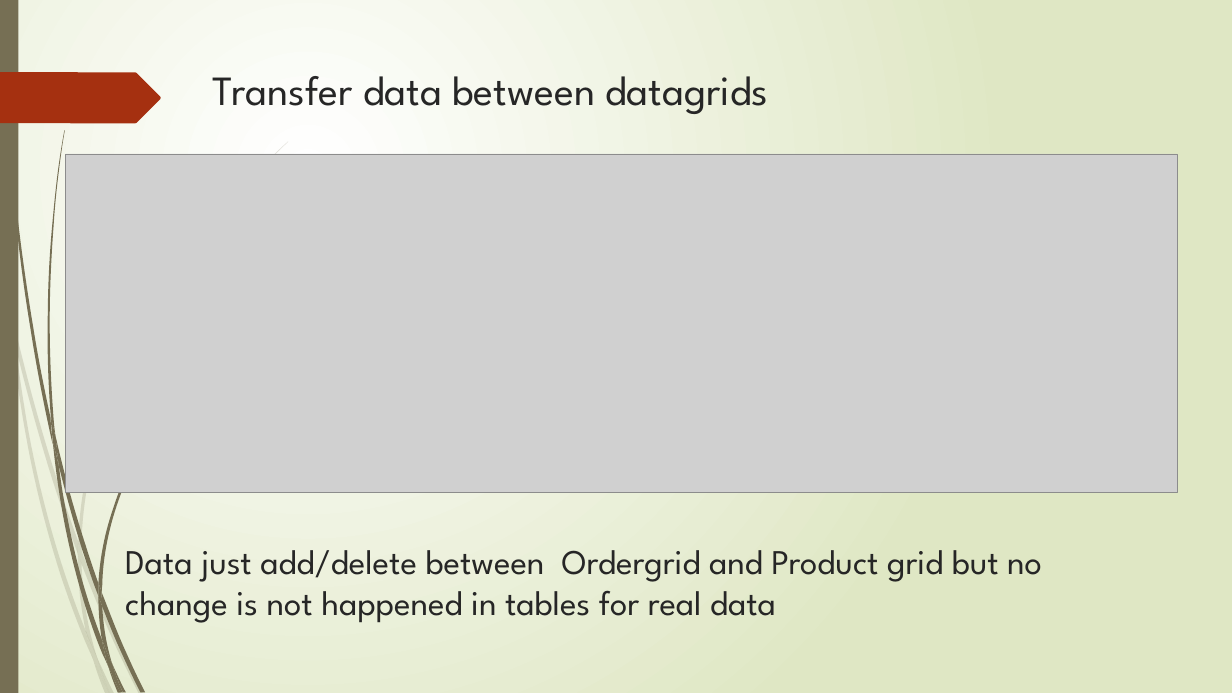
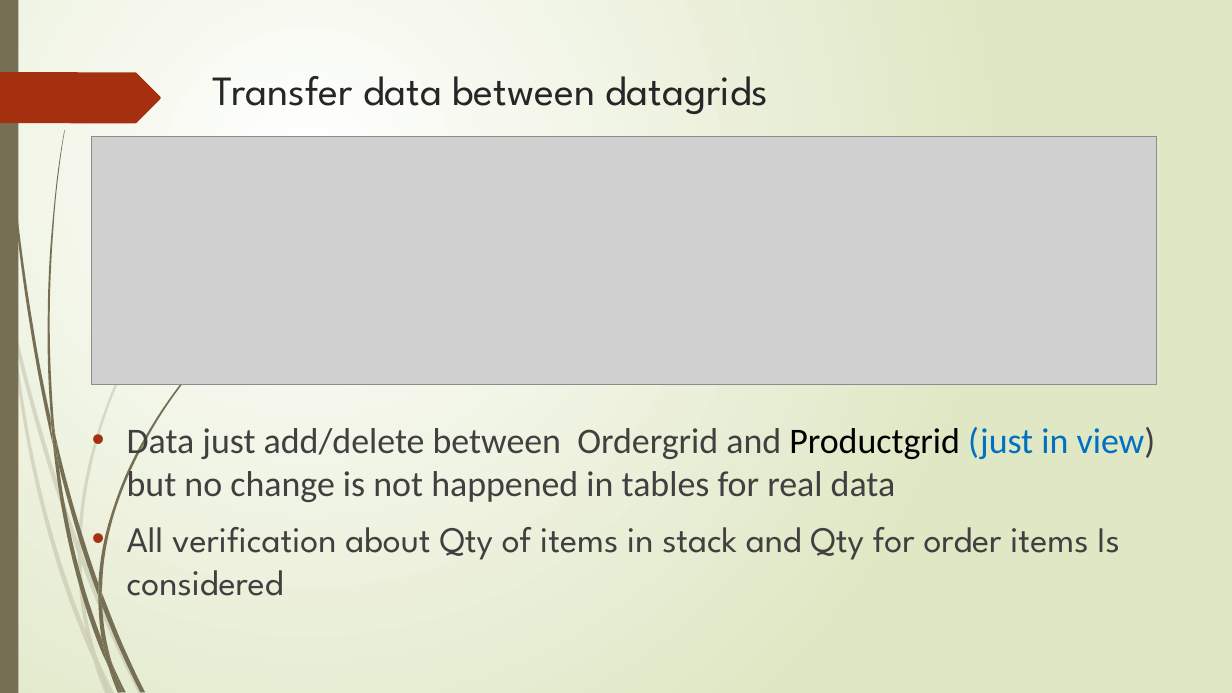
Before and after one commit to alitorabi1/SmallStore, a slide deck: slide 9 of Documents/Presentation1.pptx. Drawn at 1232x693 pixels with LibreOffice and Linux fonts; fonts in the diff are those of the drawing; grey boxes stand for pictures. Boxes give left, top, right and bottom in pixels: in the first picture for what was removed or moved away, otherwise in the second. Text is boxed around its words. In the diff, an @@ line names an element or a change of style, - is before the commit and + after.

```diff
--- a/Documents/Presentation1.pptx
+++ b/Documents/Presentation1.pptx
@@ picture: place and size @@
-picture at box(66, 154, 1177, 494)
+picture at box(91, 137, 1157, 384)
@@ text at box(127, 423, 1156, 596): text changed; size 27 to 28 pt; font League Spartan to Calibri; text colour #262626 to #404040 @@
-Data just add/delete between Ordergrid and Product grid but no change is not happened in tables for real data
+• Data just add/delete between Ordergrid and Productgrid (just in view) but no change is not happened in tables for real data
+• All verification about Qty of items in stack and Qty for order items Is considered
```
Also in this commit, not shown: 3 other slides changed, 4 slides added, 1 slide removed.
